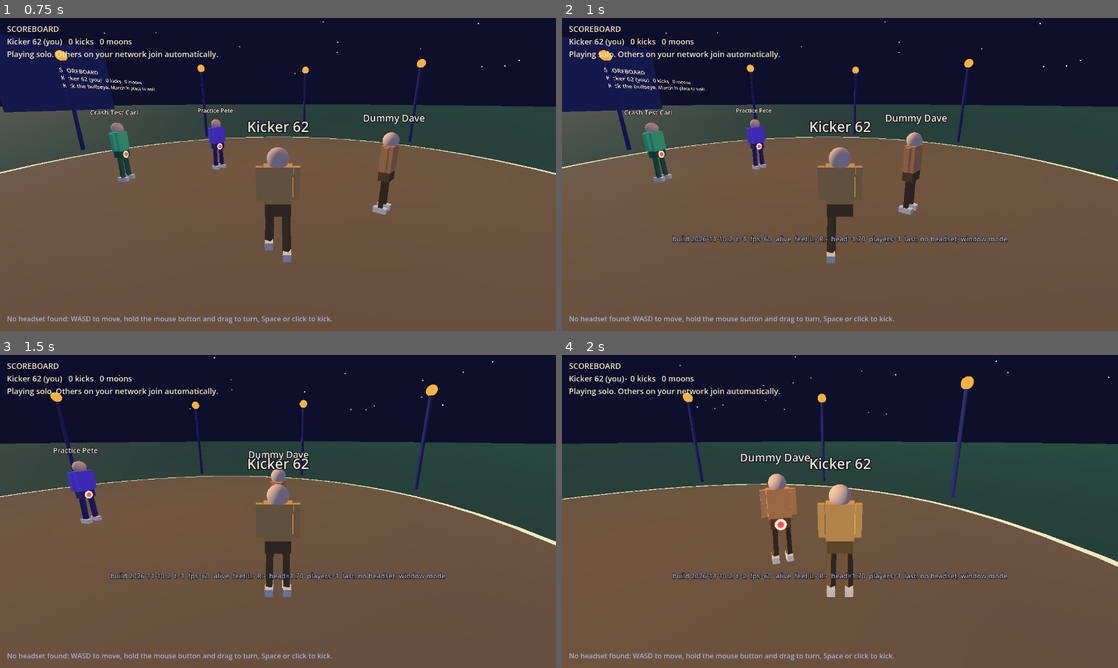
Above: before the commit, frames 1-4 (two rows, left to right).
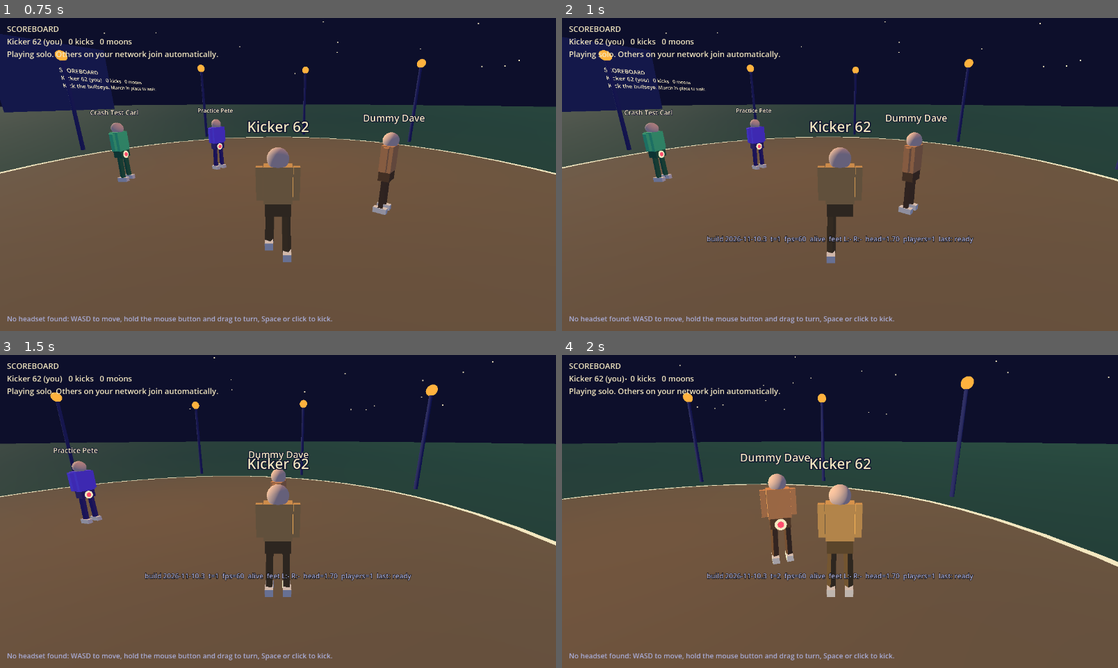
Above: after the commit, the same moments.

Repository: jasonostberg/Moonshot
Game: Godot game, scene res://main.tscn
Same seed, same stepped clock (60 frames per second), same inputs: the game is played once before the commit and once after it.
Inputs (mouse positions are in pixels of both pictures, inside the frame that each line leads up to):
- Up to frame 1 (0.75 s): tap Enter at 0.5 s; move the mouse to (400, 158) at 0.52 s; hold D from 0.53 s (still down); tap Q at 0.6 s; click (400, 158) at 0.67 s
- Up to frame 2 (1 s): keep holding D; tap Space at 0.77 s
- Up to frame 3 (1.5 s): release D at 1.25 s; drag from (166, 527) to (250, 574) at 1.27 s
- Up to frame 4 (2 s): no input

Frame 1 is identical in both runs. In frame 2, 0.8% of the frame differs, in the area x 19-81%, y 69-73%; in frame 3, 0.8%; in frame 4, 0.8%.

Commit message:
Add automatic run logs, hang detection and remote test switches
The launcher now captures each run, dumps thread state when the game reports
a stalled main loop, and uploads the log to the logs branch when a token is
set. It also updates itself and reads test switches from the builds branch.
The game logs system and headset details and tracks where each frame is.

Co-Authored-By: Claude Fable 5.2 <noreply@anthropic.com>
Claude-Session: https://claude.ai/code/session_013DcPRxFkdVdf5weBhuwrVa

Diff:
--- a/source/main.gd
+++ b/source/main.gd
@@ -14,7 +14,7 @@
 const PORT0 := 47420
 const NPORTS := 8
 const NET_TAG := "mnc1"
-const BUILD := "2026-11-10.2"
+const BUILD := "2026-11-10.3"
 const BOT_GRACE := 8.0   # seconds before practice dummies start kicking back
 const ALIVE := 0
 const FLYING := 1
@@ -123,6 +123,18 @@
 var opt_shot := ""
 var log_t := 0.0
 var last_note := ""
+# diagnostics: where the main loop is, so a watchdog thread can report a hang
+var stage := "startup"
+var frame_no := 0
+var wd: Thread
+var wd_stop := false
+# switches for narrowing a problem down (set remotely through the ARGS file)
+var test_stall := false
+var no_net := false
+var no_bots := false
+var no_audio := false
+var no_labels := false
+var no_feet := false
 var debug3d: Label3D
 var frames := 0
 var beat_t := 0.0
@@ -196,6 +208,19 @@
 			opt_shot = arg.substr(7)
 		elif arg.begins_with("--peer="):
 			extra_peers.append(arg.substr(7))
+		elif arg == "--test-stall":
+			test_stall = true
+		elif arg == "--no-net":
+			no_net = true
+		elif arg == "--no-bots":
+			no_bots = true
+		elif arg == "--no-audio":
+			no_audio = true
+		elif arg == "--no-labels":
+			no_labels = true
+		elif arg == "--no-feet":
+			no_feet = true
+	log_system()
 	build_world()
 	build_audio()
 	build_hud()
@@ -243,6 +268,59 @@
 	start_xr()
 	start_net()
 	cam.current = true
+	if no_labels:
+		board3d.visible = false
+		debug3d.visible = false
+		me.tag.visible = false
+	wd = Thread.new()
+	wd.start(_watchdog)
+	note("ready")
+
+
+func _exit_tree() -> void:
+	wd_stop = true
+	if wd != null and wd.is_started():
+		wd.wait_to_finish()
+
+
+func _watchdog() -> void:
+	# runs beside the game; if the main loop stops advancing it says where it was
+	var seen := -1
+	var since := Time.get_ticks_msec()
+	var reported := 0
+	while not wd_stop:
+		OS.delay_msec(250)
+		var t := Time.get_ticks_msec()
+		if frame_no != seen:
+			if reported > 0:
+				print("RESUMED after %.1f s" % ((t - since) / 1000.0))
+			seen = frame_no
+			since = t
+			reported = 0
+		elif t - since > 3000 * (reported + 1):
+			reported += 1
+			print("STALL main loop stuck for %.0f s  frame=%d  stage=%s  last=%s" % [(t - since) / 1000.0, frame_no, stage, last_note])
+
+
+func log_system() -> void:
+	print("== Moonshot Nutcracker build %s ==" % BUILD)
+	print("args: ", OS.get_cmdline_args(), " user args: ", OS.get_cmdline_user_args())
+	print("os: %s / %s / %s   cpu: %s (%d threads)   arch: %s" % [OS.get_name(), OS.get_distribution_name(), OS.get_version(), OS.get_processor_name(), OS.get_processor_count(), Engine.get_architecture_name()])
+	print("gpu: %s / %s   api: %s   driver: %s   method: %s" % [RenderingServer.get_video_adapter_vendor(), RenderingServer.get_video_adapter_name(), RenderingServer.get_video_adapter_api_version(), RenderingServer.get_current_rendering_driver_name(), RenderingServer.get_current_rendering_method()])
+	print("display: %s   window: %s mode=%d   screens=%d   audio: %s" % [DisplayServer.get_name(), DisplayServer.window_get_size(), DisplayServer.window_get_mode(), DisplayServer.get_screen_count(), AudioServer.get_driver_name()])
+
+
+func log_xr() -> void:
+	print("xr interface: %s   initialized=%s   views=%d   target=%s" % [xr.get_name(), xr.is_initialized(), xr.get_view_count(), xr.get_render_target_size()])
+	print("xr system: ", xr.get_system_info())
+	print("xr refresh: ", xr.get("display_refresh_rate"), "   available: ", xr.call("get_available_display_refresh_rates"))
+	print("xr play area mode: ", xr.get_play_area_mode(), "   tracking status: ", xr.get_tracking_status())
+	for sig in ["session_begun", "session_visible", "session_focussed", "session_stopping", "session_loss_pending", "instance_exiting", "pose_recentered"]:
+		if xr.has_signal(sig):
+			xr.connect(sig, note.bind("xr signal: " + sig))
+	XRServer.tracker_added.connect(func(tn: StringName, type: int) -> void: note("tracker added: %s (type %d)" % [tn, type]))
+	XRServer.tracker_removed.connect(func(tn: StringName, type: int) -> void: note("tracker removed: %s (type %d)" % [tn, type]))
+	print("trackers at start: ", XRServer.get_trackers(XRServer.TRACKER_ANY).keys())
 
 
 func start_xr() -> void:
@@ -257,9 +335,11 @@
 		hud.visible = false
 		hint.visible = false
 		origin.position = Vector3(me.x, 0, me.z)
+		log_xr()
 		note("xr started")
 	else:
 		in_vr = false
+		print("xr interface found: ", xr != null)
 		note("no headset, window mode")
 
 
@@ -397,6 +477,8 @@
 
 
 func build_audio() -> void:
+	if no_audio:
+		return
 	var lp := [0.0]
 	var streams := {
 		"swing": make_wav(0.14, func(_t: float, p: float) -> float:
@@ -422,6 +504,8 @@
 
 
 func play(key: String, loud: bool) -> void:
+	if not sfx.has(key):
+		return
 	var pl: AudioStreamPlayer = sfx[key]
 	pl.volume_db = 0.0 if loud else -9.0
 	pl.play()
@@ -470,6 +554,8 @@
 	e.tag.outline_modulate = C_NIGHT
 	e.tag.outline_size = 12
 	e.root.add_child(e.tag)
+	if no_labels:
+		e.tag.visible = false
 	var boot_mat := mat(C_MOON)
 	e.boot_l = mesh_node(box(Vector3(0.13, 0.12, 0.28)), boot_mat)
 	e.boot_r = mesh_node(box(Vector3(0.13, 0.12, 0.28)), boot_mat)
@@ -541,6 +627,8 @@
 
 
 func set_bots(on: bool) -> void:
+	if on and no_bots:
+		return
 	if on and bots.is_empty():
 		var names := ["Dummy Dave", "Crash Test Carl", "Practice Pete"]
 		for i in names.size():
@@ -718,7 +806,7 @@
 func toast(msg: String) -> void:
 	last_event = msg
 	toast3d.text = msg
-	toast3d.visible = true
+	toast3d.visible = not no_labels
 	toast_t = 2.6
 	board_dirty = true
 
@@ -744,6 +832,9 @@
 
 func start_net() -> void:
 	my_id = "%08x%08x" % [randi(), randi()]
+	if no_net:
+		note("network off")
+		return
 	for i in NPORTS:
 		if udp.bind(PORT0 + i) == OK:
 			my_port = PORT0 + i
@@ -933,13 +1024,23 @@
 
 
 func update_vr(dt: float) -> void:
+	stage = "vr_head"
 	var head_local := cam.position
 	var hf := cam.global_transform.basis * Vector3.FORWARD
 	var hyaw := atan2(-hf.x, -hf.z)
-	var lf = find_foot("left")
-	src_l = _src
-	var rf = find_foot("right")
-	src_r = _src
+	stage = "vr_feet"
+	var lf = null
+	var rf = null
+	if not no_feet:
+		lf = find_foot("left")
+		if _src != src_l:
+			note("left foot source: " + _src)
+		src_l = _src
+		rf = find_foot("right")
+		if _src != src_r:
+			note("right foot source: " + _src)
+		src_r = _src
+	stage = "vr_move"
 	if lf != null:
 		me.fl = lf
 	if rf != null:
@@ -1066,8 +1167,14 @@
 		if toast_t <= 0.0:
 			toast3d.visible = false
 
+	if test_stall and now > 3.0:
+		test_stall = false
+		stage = "test_stall (deliberate 10 s hang)"
+		OS.delay_msec(10000)
+	stage = "net_rx"
 	net_receive()
 
+	stage = "player"
 	if me.st == ALIVE:
 		if in_vr:
 			update_vr(dt)
@@ -1136,8 +1243,10 @@
 			if in_vr:
 				origin.position = Vector3(me.x - cam.position.x, 0, me.z - cam.position.z)
 
+	stage = "net_tx"
 	net_send()
 
+	stage = "remote"
 	# other players: ease toward their last reported pose
 	var k := 1.0 - exp(-dt * 14.0)
 	for e in ents.values():
@@ -1154,11 +1263,15 @@
 			if e.st == GONE and e.gone_t > 6.0 and not e.saw_fly:
 				e.st = ALIVE
 				show_ent(e, true)
+	stage = "bots"
 	for b in bots:
 		update_bot(b, dt)
+	stage = "booms"
 	update_booms(dt)
+	stage = "board"
 	if board_dirty:
 		draw_board()
+	stage = "camera"
 
 	# flat-screen camera (the headset drives it in VR)
 	if not in_vr:
@@ -1171,6 +1284,7 @@
 			want.y = maxf(want.y, 1.5)
 			cam.look_at_from_position(cam.global_position.lerp(want, 0.2), me.b, Vector3.UP)
 
+	stage = "heartbeat"
 	frames += 1
 	beat_t += delta
 	if beat_t >= 1.0:
@@ -1179,8 +1293,10 @@
 		beat_t = 0.0
 		var states := ["alive", "flying", "gone"]
 		var line := "build %s  t=%.0f  fps=%.0f  %s  feet L:%s R:%s  head=%.2f  players=%d  last: %s" % [BUILD, now, fps, states[me.st], src_l, src_r, me.h, ents.size() + 1, last_note]
-		debug3d.text = line
-		print(line)
+		stage = "debug_label"
+		if not no_labels:
+			debug3d.text = line
+		print("%s  frame=%d  cam=%s" % [line, frame_no, cam.position.snappedf(0.01)])
 	if opt_log:
 		log_t += dt
 		if log_t > 2.0:
@@ -1190,3 +1306,6 @@
 		get_viewport().get_texture().get_image().save_png(opt_shot)
 		opt_shot = ""
 		get_tree().quit()
+	# everything after this until the next frame is the engine: rendering and the headset's frame timing
+	stage = "engine (render / headset frame wait)"
+	frame_no += 1
Not shown, changed: play.sh
Not shown, changed: tools/publish-build.sh
